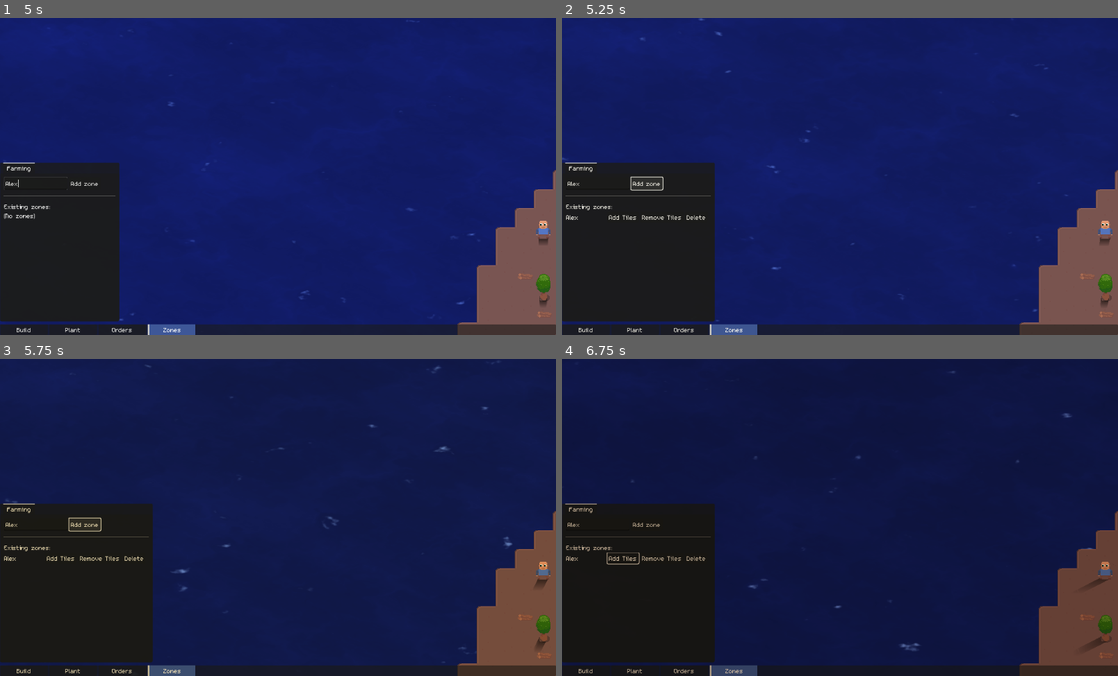
Above: before the commit, frames 1-4 (two rows, left to right).
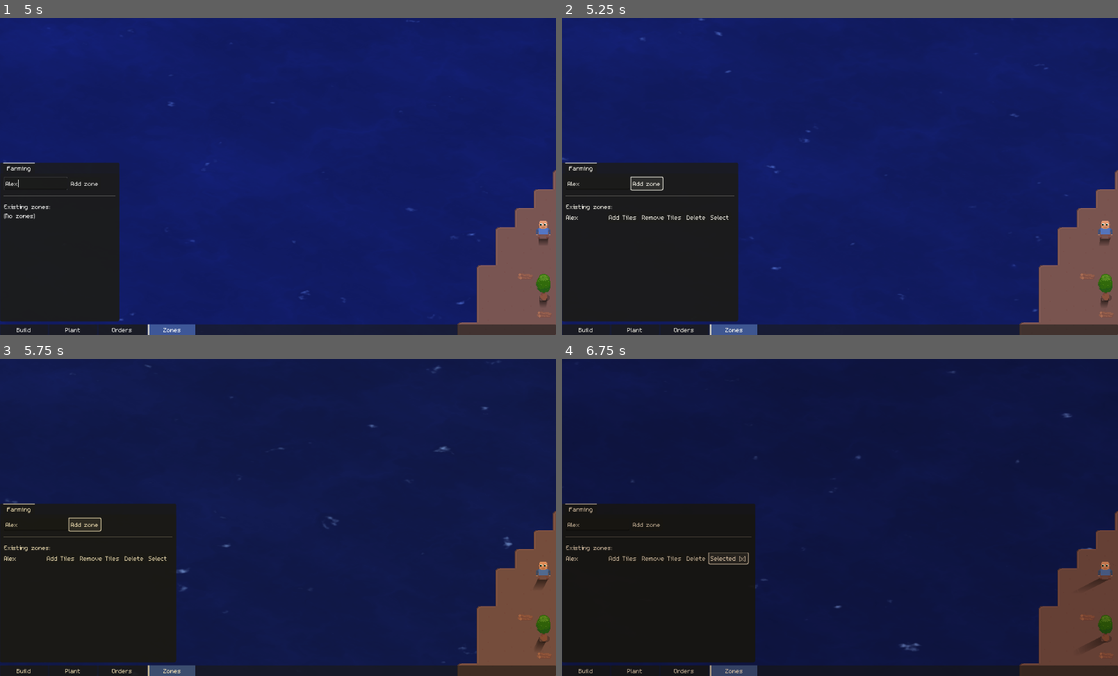
Above: after the commit, the same moments.

Repository: speakk/gnome_village
Game: Godot game, scene res://src/main.tscn
Same seed, same stepped clock (60 frames per second), same inputs: the game is played once before the commit and once after it.
Inputs (mouse positions are in pixels of both pictures, inside the frame that each line leads up to):
- Up to frame 1 (5 s): click "Build" at 0.5 s; click "Plant" at 1.25 s; click "Tree" at 2 s; click "Orders" at 2.75 s; click "Zones" at 3.5 s; click (33, 182) at 4.27 s; type "Alex" at 4.35 s
- Up to frame 2 (5.25 s): click "Add zone" at 5 s
- Up to frame 3 (5.75 s): no input
- Up to frame 4 (6.75 s): click "Add Tiles" at 5.75 s; click (728, 558) at 6.5 s, where only the run after the commit has a clickable "Selected [x]"

Frame 1 is identical in both runs. In frame 2, 2.1% of the frame differs, in the area x 26-32%, y 45-96%; in frame 3, 2.1%; in frame 4, 3.7%, in the area x 8-35%, y 45-96%.

Commit message:
Render selected zones

Diff:
--- a/src/Events.gd
+++ b/src/Events.gd
@@ -41,3 +41,6 @@
 signal zone_added(zone: Zone)
 signal zone_deleted(zone: Zone)
 signal zone_list_changed
+signal zone_selected(zone: Zone)
+signal zone_updated(zone: Zone)
+signal zone_menu_hidden()
--- a/src/map/MainMap.gd
+++ b/src/map/MainMap.gd
@@ -13,8 +13,9 @@
 var selected_ui_action: UiAction
 
 var action_handlers: Dictionary = {
-	#UiAction.UiActionId.Build: func(coordinates: Array[Vector2i]) b
-	UiAction.UiActionId.Build: _place_blueprint
+	UiAction.UiActionId.Build: _place_blueprint,
+	UiAction.UiActionId.Dismantle: _dismantle_in_position,
+	UiAction.UiActionId.ZoneAddTiles: _zone_add_tiles
 }
 
 enum Layers {
@@ -65,8 +66,6 @@
 	add_layer(Layers.Building)
 	add_layer(Layers.Blueprint)
 
-	#ui_action_handlers[UiAction.UiActionId.Build].build_issued.connect(_place_blueprint)
-	#ui_action_handlers[UiAction.UiActionId.Dismantle].dismantle_issued.connect(_dismantle_in_position)
 	map_tile_selector.tiles_selected.connect(_tiles_selected)
 
 	var world_center := Vector2(MAP_SIZE_X * CELL_SIZE.x / 2, MAP_SIZE_Y * CELL_SIZE.y / 2)
@@ -104,7 +103,8 @@
 	selected_ui_action = new_ui_action
 
 func _tiles_selected(coordinates: Array[Vector2i]) -> void:
-	action_handlers[selected_ui_action.ui_action_id].call(coordinates)
+	if selected_ui_action:
+		action_handlers[selected_ui_action.ui_action_id].call(coordinates)
 
 func _dismantle_in_position(coordinates: Array[Vector2i]) -> void:
 	for tile_position in coordinates:
@@ -114,13 +114,9 @@
 			if entity.item.can_be_dismantled and not entity.reserved_for_dismantling:
 				Events.dismantle_issued.emit(entity)
 
-#func _handle_map_action(tile_position: Vector2i) -> void:
-	#if not selected_ui_action:
-		#return
-	#
-	#if ui_action_handlers.has(selected_ui_action.ui_action_id):
-		#var handler := ui_action_handlers[selected_ui_action.ui_action_id] as UiActionHandler
-		#handler.handle_action(selected_ui_action, tile_position, $SelectionDraw, is_mouse_pressed, is_mouse_2_pressed)
+func _zone_add_tiles(coordinates: Array[Vector2i]) -> void:
+	var zone := (selected_ui_action as UiAction.ZoneAddTiles).zone
+	zone.add_coordinates(coordinates)
 
 func _process(delta: float) -> void:
 	var tile_position: Vector2i = local_to_map(get_local_mouse_position())
@@ -128,7 +124,6 @@
 	#if is_mouse_2_pressed:
 		#_cancel_blueprint(tile_position)
 
-#func _place_blueprint(tile_position: Vector2i, item_id: Items.Id) -> void:
 func _place_blueprint(coordinates: Array[Vector2i]) -> void:
 	var item_id := (selected_ui_action as UiAction.Build).item_id
 	for tile_position in coordinates:
--- a/src/map/main_map.tscn
+++ b/src/map/main_map.tscn
@@ -6,6 +6,7 @@
 [ext_resource type="Texture2D" uid="uid://bfetv6hkdr38" path="res://assets/ground_autotiles.png" id="3_3q27b"]
 [ext_resource type="Script" path="res://src/map/SelectionDraw.gd" id="5_i408n"]
 [ext_resource type="Script" path="res://src/map/MapTileSelector.gd" id="6_adfia"]
+[ext_resource type="PackedScene" uid="uid://hewmqp1k1i03" path="res://src/zones/zone_renderer.tscn" id="7_fk328"]
 
 [sub_resource type="TileSetAtlasSource" id="TileSetAtlasSource_xylra"]
 texture = ExtResource("1_fv3c2")
@@ -279,3 +280,5 @@
 [node name="MapTileSelector" type="Node" parent="." node_paths=PackedStringArray("selection_draw")]
 script = ExtResource("6_adfia")
 selection_draw = NodePath("../SelectionDraw")
+
+[node name="ZoneRenderer" parent="." instance=ExtResource("7_fk328")]
--- a/src/zones/gui/zone_list_item.gd
+++ b/src/zones/gui/zone_list_item.gd
@@ -1,6 +1,8 @@
 class_name ZoneListItem extends HBoxContainer
 
 var zone: Zone
+
+signal focused
 
 func set_zone(_zone: Zone) -> void:
 	zone = _zone
@@ -9,13 +11,23 @@
 func _on_delete_button_pressed() -> void:
 	Events.zone_delete_pressed.emit(zone)
 
-
 func _on_add_area_button_button_down() -> void:
 	var ui_action := UiAction.ZoneAddTiles.new(zone)
 	Events.ui_action_selected.emit(ui_action)
+
+	focused.emit()
 	#Events.player_action_selected.emit(Globals.PlayerAction.ZoneAddTiles, {
 		#zone: zone
 	#})
 
 func _on_remove_area_button_pressed() -> void:
 	pass # Replace with function body.
+
+func _on_select_button_pressed() -> void:
+	focused.emit()
+
+func select() -> void:
+	$SelectButton.text = "Selected [x]"
+
+func deselect() -> void:
+	$SelectButton.text = "Select"
--- a/src/zones/gui/zone_list_item.tscn
+++ b/src/zones/gui/zone_list_item.tscn
@@ -25,6 +25,11 @@
 layout_mode = 2
 text = "Delete"
 
+[node name="SelectButton" type="Button" parent="."]
+layout_mode = 2
+text = "Select"
+
 [connection signal="button_down" from="AddAreaButton" to="." method="_on_add_area_button_button_down"]
 [connection signal="pressed" from="RemoveAreaButton" to="." method="_on_remove_area_button_pressed"]
 [connection signal="pressed" from="DeleteButton" to="." method="_on_delete_button_pressed"]
+[connection signal="pressed" from="SelectButton" to="." method="_on_select_button_pressed"]
--- a/src/zones/gui/zone_menu.gd
+++ b/src/zones/gui/zone_menu.gd
@@ -3,6 +3,7 @@
 var ZONE_TYPE_TAB := preload("res://src/zones/gui/zone_type_tab.tscn")
 
 func _ready() -> void:
+	visibility_changed.connect(_visibility_changed)
 	#var zones = get_tree().get_nodes_in_group("zone")
 	for child in %ZoneTypesTabs.get_children():
 		child.queue_free()
@@ -12,3 +13,8 @@
 		zone_type_tab.set_zone_type(zone_type)
 		zone_type_tab.name = ZoneManager.get_zone_type_name(zone_type)
 		%ZoneTypesTabs.add_child(zone_type_tab)
+
+
+func _visibility_changed() -> void:
+	if not visible:
+		Events.zone_menu_hidden.emit()
--- a/src/zones/gui/zone_type_tab.gd
+++ b/src/zones/gui/zone_type_tab.gd
@@ -9,7 +9,13 @@
 	Events.zone_deleted.connect(func(_new_zone: Zone) -> void: _refresh_zones())
 	Events.zone_list_changed.connect(func() -> void: _refresh_zones())
 
+	visibility_changed.connect(_visibility_changed)
+
 	_refresh_zones()
+
+func _visibility_changed() -> void:
+	if visible:
+		_refresh_zones()
 
 func set_zone_type(_zone_type: ZoneManager.ZoneType) -> void:
 	name = ZoneManager.get_zone_type_name(_zone_type)
@@ -32,9 +38,18 @@
 		if zone.zone_type == zone_type:
 			var zone_list_item: ZoneListItem = ZONE_LIST_ITEM.instantiate()
 			zone_list_item.set_zone(zone)
+			zone_list_item.focused.connect(_zone_list_item_focused.bind(zone_list_item))
 			%ZonesList.add_child(zone_list_item)
 
 	if zones.size() <= 0:
 		var no_zones_label := Label.new()
 		no_zones_label.text = "(No zones)"
 		%ZonesList.add_child(no_zones_label)
+
+func _zone_list_item_focused(zone_list_item: ZoneListItem) -> void:
+	for zone_list_child in %ZonesList.get_children():
+		zone_list_child.deselect()
+
+	zone_list_item.select()
+
+	Events.zone_selected.emit(zone_list_item.zone)
--- /dev/null
+++ b/src/zones/zone_renderer.gd
@@ -0,0 +1,29 @@
+extends Node2D
+
+var zones: Array[Zone]:
+	set(new_zones):
+		zones = new_zones
+		queue_redraw()
+
+func _ready() -> void:
+	Events.zone_selected.connect(_zone_selected)
+	Events.zone_updated.connect(_zone_updated)
+	Events.zone_menu_hidden.connect(_zone_menu_hidden)
+
+func _zone_selected(new_zone: Zone) -> void:
+	zones = [new_zone]
+
+func _zone_menu_hidden() -> void:
+	zones = []
+
+func _zone_updated(updated_zone: Zone) -> void:
+	# Maybe check if updated_zone is within zones, but this is cheap so whatever
+	queue_redraw()
+
+func _draw() -> void:
+	if zones:
+		for zone in zones:
+			for coordinate in zone.get_coordinates():
+				var tile_position := Globals.get_map().map_to_local(coordinate)
+				var rect := Rect2(tile_position - Vector2(MainMap.CELL_SIZE) / 2, MainMap.CELL_SIZE)
+				draw_rect(rect, Color(0.5, 1.0, 0.1, 0.2), true, 1)
--- /dev/null
+++ b/src/zones/zone_renderer.tscn
@@ -0,0 +1,6 @@
+[gd_scene load_steps=2 format=3 uid="uid://hewmqp1k1i03"]
+
+[ext_resource type="Script" path="res://src/zones/zone_renderer.gd" id="1_a52u5"]
+
+[node name="ZoneRenderer" type="Node2D"]
+script = ExtResource("1_a52u5")
--- a/src/zones/zone_types/Zone.gd
+++ b/src/zones/zone_types/Zone.gd
@@ -2,6 +2,9 @@
 
 var zone_name: String
 var zone_type: ZoneManager.ZoneType
+
+# Use dictionary because Arrays don't have any "unique" or set related functionality
+var coordinates: Dictionary
 
 func _ready() -> void:
 	# Ensure zone is in zone group because group inheritance doesn't work
@@ -12,3 +15,14 @@
 
 func clean_up() -> void:
 	push_warning("Zone clean up not implemented for a zone")
+
+func add_coordinates(new_tiles: Array[Vector2i]) -> void:
+	for tile in new_tiles:
+		coordinates[tile] = true
+
+	Events.zone_updated.emit(self)
+
+func get_coordinates() -> Array[Vector2i]:
+	var coordinate_vecs: Array[Vector2i]
+	coordinate_vecs.assign(coordinates.keys())
+	return coordinate_vecs
Not shown: 1 places in src/map/main_map.tscn that only renumber resources
